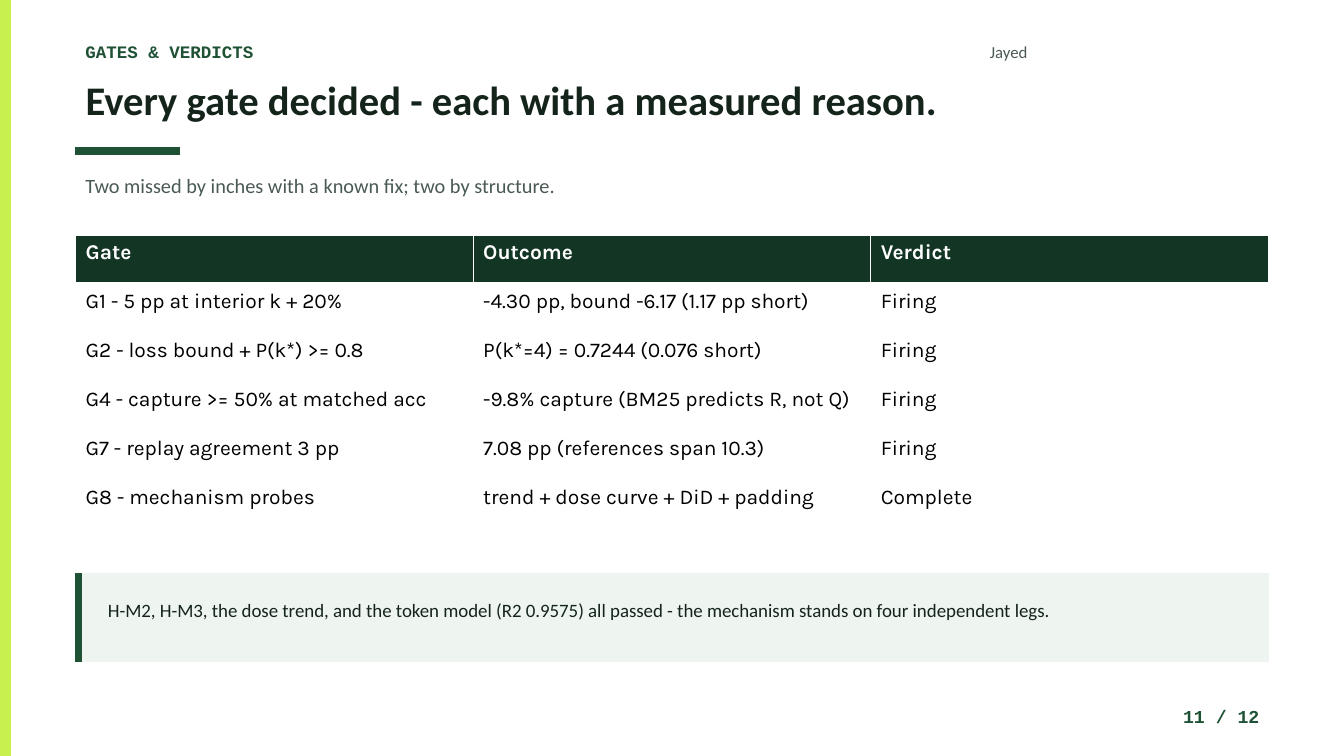
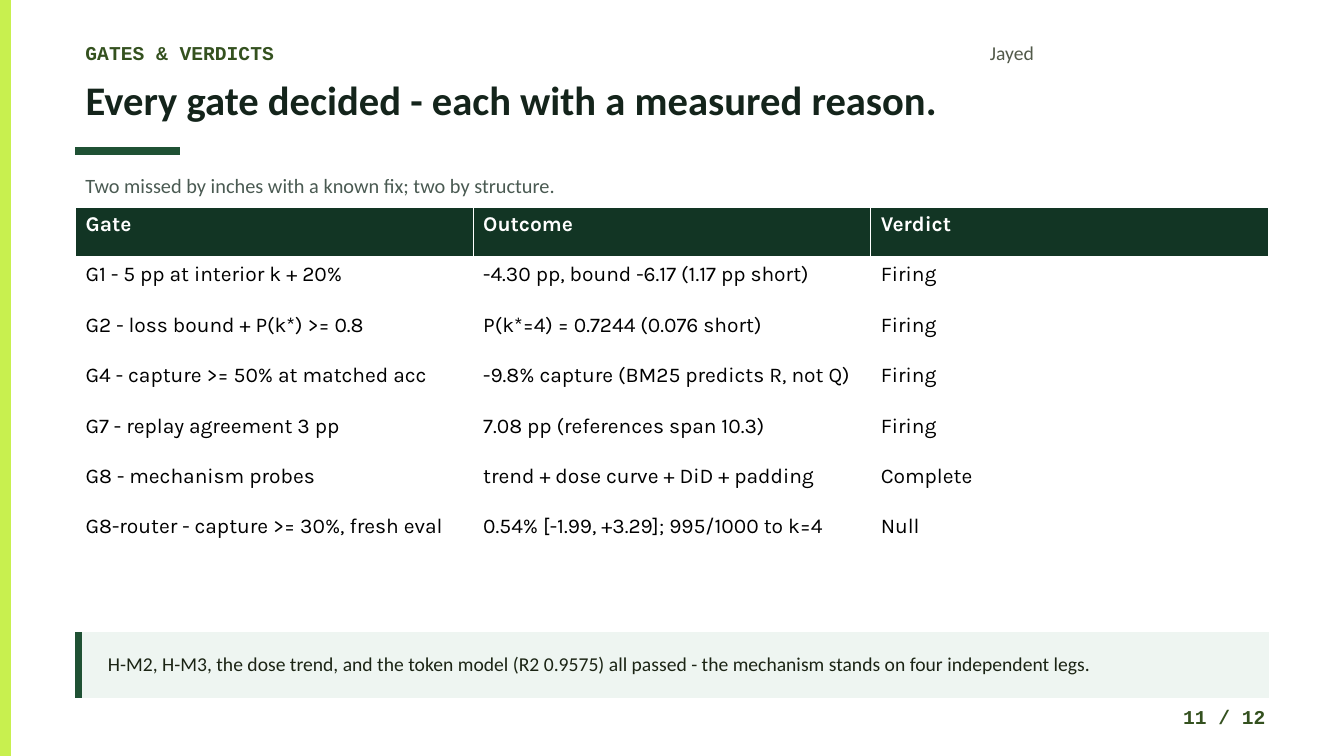
Before and after one commit to Atik203/energy-optimal-rag, a slide deck: slide 11 of ppt_slides/Energy_Methodology_Presentation.pptx. Drawn at 1344x756 pixels with LibreOffice and Linux fonts; fonts in the diff are those of the drawing. Boxes give left, top, right and bottom in pixels: in the first picture for what was removed or moved away, otherwise in the second. Text is boxed around its words. In the diff, an @@ line names an element or a change of style, - is before the commit and + after.

```diff
--- a/ppt_slides/Energy_Methodology_Presentation.pptx
+++ b/ppt_slides/Energy_Methodology_Presentation.pptx
@@ text "GATES & VERDICTS" at bbox=[85, 47, 274, 61]: size 12.5 to 14 pt, text colour #1F5134 to #34511F @@
@@ text "Jayed" at bbox=[990, 46, 1034, 63]: size 12 to 14 pt, text colour #4A5A52 to #525A4A @@
@@ table at bbox=[76, 208, 1267, 561] @@
+row 7: G8-router - capture >= 30%, fresh eval | 0.54% [-1.99, +3.29]; 995/1000 to k=4 | Null
@@ table: place and size @@
-table at bbox=[76, 235, 1267, 529]
+table at bbox=[76, 208, 1267, 561]
@@ rectangle: place and size @@
-rectangle at bbox=[76, 574, 1268, 660]
+rectangle at bbox=[76, 633, 1268, 698]
@@ rectangle: place and size @@
-rectangle at bbox=[76, 574, 82, 660]
+rectangle at bbox=[76, 633, 82, 698]
@@ text "H-M2, H-M3, the dose trend, ...": place and size @@
-text "H-M2, H-M3, the dose trend, ..." at bbox=[108, 603, 1050, 621]
+text "H-M2, H-M3, the dose trend, ..." at bbox=[108, 657, 1090, 675]
@@ text "H-M2, H-M3, the dose trend, ..." at bbox=[108, 657, 1090, 675]: size 13.5 to 14 pt, text colour #14241B to #1B2414 @@
@@ text "11 / 12" at bbox=[1183, 711, 1266, 724]: size 13 to 14 pt, text colour #1F5134 to #34511F @@
```
Also in this commit, not shown: 11 other slides changed, 3 other files.
